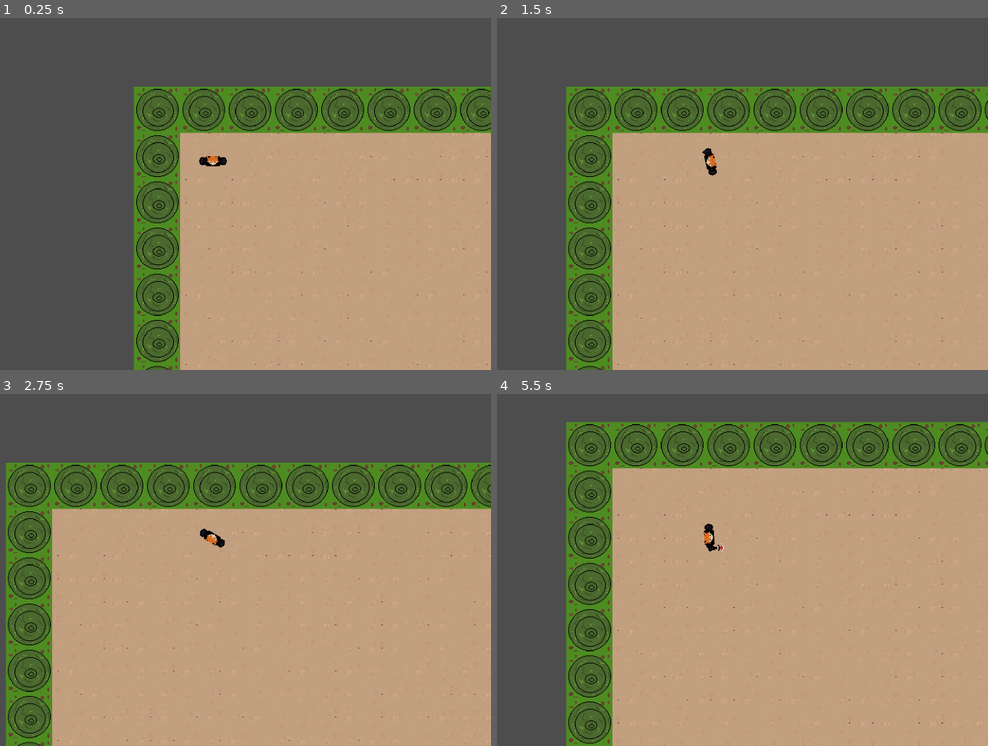
Above: before the commit, frames 1-4 (two rows, left to right).
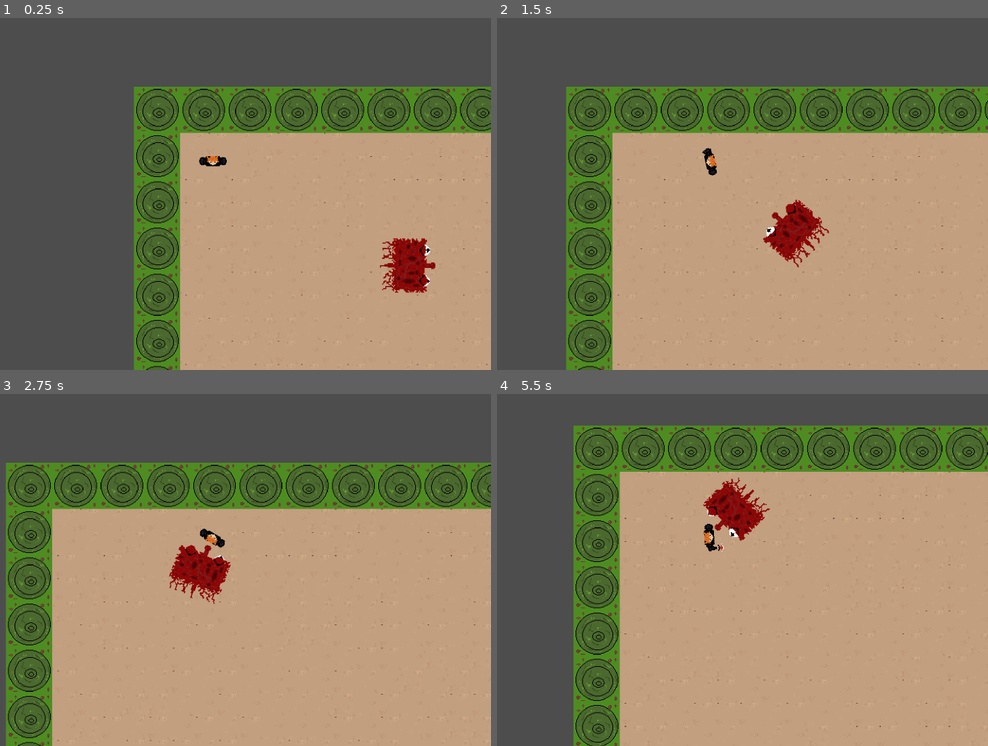
Above: after the commit, the same moments.

Repository: Hanover-CS/HC24-Max-Bowe-Senior-Project
Game: Godot game, scene res://Scenes/boss_scene.tscn
Same seed, same stepped clock (60 frames per second), same inputs: the game is played once before the commit and once after it. This scene is started directly instead of the project's main scene.
Inputs (mouse positions are in pixels of both pictures, inside the frame that each line leads up to):
- Up to frame 1 (0.25 s): no input
- Up to frame 2 (1.5 s): tap Enter at 0.5 s; move the mouse to (830, 141) at 0.52 s; hold D (right) 0.53-1.25 s; click (830, 141) at 0.6 s; drag from (600, 183) to (727, 165) at 1.27 s
- Up to frame 3 (2.75 s): move the mouse to (270, 446) at 2.02 s; hold D (right) from 2.03 s (still down); tap Alt at 2.1 s
- Up to frame 4 (5.5 s): release D (right) at 2.75 s; drag from (683, 619) to (541, 474) at 2.77 s; move the mouse to (875, 601) at 3.52 s; hold A (left) 3.53-4.25 s; click (875, 601) at 3.6 s; drag from (541, 474) to (624, 432) at 4.27 s; move the mouse to (737, 538) at 5.02 s; hold Down (down) from 5.03 s (still down); tap Alt at 5.1 s; click (737, 538) at 5.17 s

The runs differ from the first frame. In frame 1, 1.2% of the frame differs, in the area x 77-89%, y 62-79%; in frame 2, 1.2%; in frame 3, 1.2%; in frame 4, 14%, in the area x 14-100%, y 7-100%.

Commit message:
added a boss character to boss scene, follows player

Diff:
--- /dev/null
+++ b/project/Characters/Enemy/boss.gd
@@ -0,0 +1,37 @@
+extends CharacterBody2D
+
+var health = 100
+var animations
+var sees_player = false
+var player
+var speed = 100
+
+
+func _ready():
+	animations = $BossSprite
+
+func _physics_process(delta):
+	check_player_seen()
+
+func _process(delta):
+	boss_animations()
+
+
+func boss_animations():
+		animations.play("default")
+
+
+
+func _on_boss_sight_body_entered(body):
+	if (body.has_method("player")):
+		player = body
+		sees_player = true
+
+
+func check_player_seen():
+	if(sees_player):
+		look_at(player.position)
+		move_and_collide(((player.position - position)/speed))
+
+func _on_boss_sight_body_exited(body):
+	sees_player = false
--- /dev/null
+++ b/project/Characters/Enemy/boss.tscn
@@ -0,0 +1,179 @@
+[gd_scene load_steps=25 format=3 uid="uid://bhdffos1os1au"]
+
+[ext_resource type="Texture2D" uid="uid://dvp70gw7eb0sf" path="res://graphics/Boss-image.png" id="1_ga2gv"]
+[ext_resource type="Script" path="res://Characters/Enemy/boss.gd" id="1_uwhtc"]
+
+[sub_resource type="RectangleShape2D" id="RectangleShape2D_ev8dd"]
+size = Vector2(45, 27)
+
+[sub_resource type="AtlasTexture" id="AtlasTexture_k77nc"]
+atlas = ExtResource("1_ga2gv")
+region = Rect2(0, 0, 64, 64)
+
+[sub_resource type="AtlasTexture" id="AtlasTexture_4xdxd"]
+atlas = ExtResource("1_ga2gv")
+region = Rect2(64, 0, 64, 64)
+
+[sub_resource type="AtlasTexture" id="AtlasTexture_3u08t"]
+atlas = ExtResource("1_ga2gv")
+region = Rect2(128, 0, 64, 64)
+
+[sub_resource type="AtlasTexture" id="AtlasTexture_0u2h1"]
+atlas = ExtResource("1_ga2gv")
+region = Rect2(192, 0, 64, 64)
+
+[sub_resource type="AtlasTexture" id="AtlasTexture_g17xr"]
+atlas = ExtResource("1_ga2gv")
+region = Rect2(256, 0, 64, 64)
+
+[sub_resource type="AtlasTexture" id="AtlasTexture_tctqo"]
+atlas = ExtResource("1_ga2gv")
+region = Rect2(320, 0, 64, 64)
+
+[sub_resource type="AtlasTexture" id="AtlasTexture_6n435"]
+atlas = ExtResource("1_ga2gv")
+region = Rect2(384, 0, 64, 64)
+
+[sub_resource type="AtlasTexture" id="AtlasTexture_3mrq7"]
+atlas = ExtResource("1_ga2gv")
+region = Rect2(448, 0, 64, 64)
+
+[sub_resource type="AtlasTexture" id="AtlasTexture_67w4x"]
+atlas = ExtResource("1_ga2gv")
+region = Rect2(512, 0, 64, 64)
+
+[sub_resource type="AtlasTexture" id="AtlasTexture_gt3h2"]
+atlas = ExtResource("1_ga2gv")
+region = Rect2(576, 0, 64, 64)
+
+[sub_resource type="AtlasTexture" id="AtlasTexture_hn6ve"]
+atlas = ExtResource("1_ga2gv")
+region = Rect2(640, 0, 64, 64)
+
+[sub_resource type="AtlasTexture" id="AtlasTexture_436sc"]
+atlas = ExtResource("1_ga2gv")
+region = Rect2(704, 0, 64, 64)
+
+[sub_resource type="AtlasTexture" id="AtlasTexture_x6gs3"]
+atlas = ExtResource("1_ga2gv")
+region = Rect2(768, 0, 64, 64)
+
+[sub_resource type="AtlasTexture" id="AtlasTexture_y27b7"]
+atlas = ExtResource("1_ga2gv")
+region = Rect2(832, 0, 64, 64)
+
+[sub_resource type="AtlasTexture" id="AtlasTexture_wvein"]
+atlas = ExtResource("1_ga2gv")
+region = Rect2(896, 0, 64, 64)
+
+[sub_resource type="AtlasTexture" id="AtlasTexture_3yb8n"]
+atlas = ExtResource("1_ga2gv")
+region = Rect2(960, 0, 64, 64)
+
+[sub_resource type="AtlasTexture" id="AtlasTexture_n8tq6"]
+atlas = ExtResource("1_ga2gv")
+region = Rect2(1024, 0, 64, 64)
+
+[sub_resource type="AtlasTexture" id="AtlasTexture_uamnm"]
+atlas = ExtResource("1_ga2gv")
+region = Rect2(1088, 0, 64, 64)
+
+[sub_resource type="SpriteFrames" id="SpriteFrames_bluwh"]
+animations = [{
+"frames": [{
+"duration": 1.0,
+"texture": SubResource("AtlasTexture_k77nc")
+}, {
+"duration": 1.0,
+"texture": SubResource("AtlasTexture_4xdxd")
+}, {
+"duration": 1.0,
+"texture": SubResource("AtlasTexture_3u08t")
+}, {
+"duration": 1.0,
+"texture": SubResource("AtlasTexture_0u2h1")
+}, {
+"duration": 1.0,
+"texture": SubResource("AtlasTexture_g17xr")
+}, {
+"duration": 1.0,
+"texture": SubResource("AtlasTexture_tctqo")
+}, {
+"duration": 1.0,
+"texture": SubResource("AtlasTexture_6n435")
+}, {
+"duration": 1.0,
+"texture": SubResource("AtlasTexture_3mrq7")
+}, {
+"duration": 1.0,
+"texture": SubResource("AtlasTexture_67w4x")
+}, {
+"duration": 1.0,
+"texture": SubResource("AtlasTexture_gt3h2")
+}, {
+"duration": 1.0,
+"texture": SubResource("AtlasTexture_hn6ve")
+}, {
+"duration": 1.0,
+"texture": SubResource("AtlasTexture_436sc")
+}, {
+"duration": 1.0,
+"texture": SubResource("AtlasTexture_x6gs3")
+}, {
+"duration": 1.0,
+"texture": SubResource("AtlasTexture_y27b7")
+}, {
+"duration": 1.0,
+"texture": SubResource("AtlasTexture_wvein")
+}, {
+"duration": 1.0,
+"texture": SubResource("AtlasTexture_3yb8n")
+}, {
+"duration": 1.0,
+"texture": SubResource("AtlasTexture_n8tq6")
+}, {
+"duration": 1.0,
+"texture": SubResource("AtlasTexture_uamnm")
+}],
+"loop": true,
+"name": &"default",
+"speed": 10.0
+}]
+
+[sub_resource type="CircleShape2D" id="CircleShape2D_ibakf"]
+radius = 180.069
+
+[sub_resource type="RectangleShape2D" id="RectangleShape2D_31i66"]
+size = Vector2(28, 42)
+
+[node name="Boss" type="CharacterBody2D"]
+script = ExtResource("1_uwhtc")
+
+[node name="CollisionShape2D" type="CollisionShape2D" parent="."]
+position = Vector2(7.62939e-06, -5.72205e-06)
+rotation = -1.51146
+shape = SubResource("RectangleShape2D_ev8dd")
+
+[node name="BossSprite" type="AnimatedSprite2D" parent="."]
+texture_filter = 3
+position = Vector2(0, 1.90735e-06)
+rotation = 1.57952
+sprite_frames = SubResource("SpriteFrames_bluwh")
+frame_progress = 0.442134
+
+[node name="BossSight" type="Area2D" parent="."]
+position = Vector2(3.8147e-06, -7.62939e-06)
+rotation = 0.785398
+
+[node name="CollisionShape2D" type="CollisionShape2D" parent="BossSight"]
+rotation = -1.13446
+shape = SubResource("CircleShape2D_ibakf")
+
+[node name="Area2D" type="Area2D" parent="."]
+
+[node name="CollisionShape2D" type="CollisionShape2D" parent="Area2D"]
+position = Vector2(27, 0)
+shape = SubResource("RectangleShape2D_31i66")
+
+[connection signal="body_entered" from="BossSight" to="." method="_on_boss_sight_body_entered"]
+[connection signal="body_exited" from="BossSight" to="." method="_on_boss_sight_body_exited"]
--- a/project/Scenes/boss_scene.tscn
+++ b/project/Scenes/boss_scene.tscn
@@ -1,9 +1,10 @@
-[gd_scene load_steps=8 format=3 uid="uid://bt1h1jcp2k07f"]
+[gd_scene load_steps=9 format=3 uid="uid://bt1h1jcp2k07f"]
 
 [ext_resource type="Script" path="res://Scenes/BossScene.gd" id="1_3p1kr"]
 [ext_resource type="Texture2D" uid="uid://do6g64qcinv2k" path="res://graphics/ground_tiles.png" id="2_hngfj"]
 [ext_resource type="Texture2D" uid="uid://gpwtjumtd3n0" path="res://graphics/tree.png" id="3_b6lmn"]
 [ext_resource type="PackedScene" uid="uid://dvt1burcnk2jb" path="res://Characters/Player/player.tscn" id="4_di5i4"]
+[ext_resource type="PackedScene" uid="uid://bhdffos1os1au" path="res://Characters/Enemy/boss.tscn" id="5_ac5ng"]
 
 [sub_resource type="TileSetAtlasSource" id="TileSetAtlasSource_c2vgi"]
 texture = ExtResource("2_hngfj")
@@ -119,3 +120,7 @@
 
 [node name="Camera2D" type="Camera2D" parent="Player"]
 zoom = Vector2(0.65, 0.65)
+
+[node name="Node2D" parent="." instance=ExtResource("5_ac5ng")]
+position = Vector2(1395, 862)
+scale = Vector2(6, 6)
--- a/project/Scenes/fight_scene.tscn
+++ b/project/Scenes/fight_scene.tscn
@@ -43,9 +43,11 @@
 0:1/0 = 0
 0:1/0/physics_layer_0/linear_velocity = Vector2(0, 0)
 0:1/0/physics_layer_0/angular_velocity = 0.0
+0:1/0/physics_layer_0/polygon_0/points = PackedVector2Array(-12.75, -16, -10.75, -6.125, -5.875, 2.125, 3.375, 9.25, 16, 12.625, 16, -16)
 1:1/0 = 0
 1:1/0/physics_layer_0/linear_velocity = Vector2(0, 0)
 1:1/0/physics_layer_0/angular_velocity = 0.0
+1:1/0/physics_layer_0/polygon_0/points = PackedVector2Array(-16, 11.875, -1.625, 8.125, 5.5, 2.75, 12.5, -8.75, 13.25, -16, -16, -16, -16, 10.75)
 
 [sub_resource type="TileSetAtlasSource" id="TileSetAtlasSource_8dtex"]
 texture = ExtResource("1_8ulpx")
Binary file added: project/graphics/Boss-image.aseprite
Binary file added: project/graphics/Boss-image.png
Not shown, added: project/graphics/Boss-image.png.import
